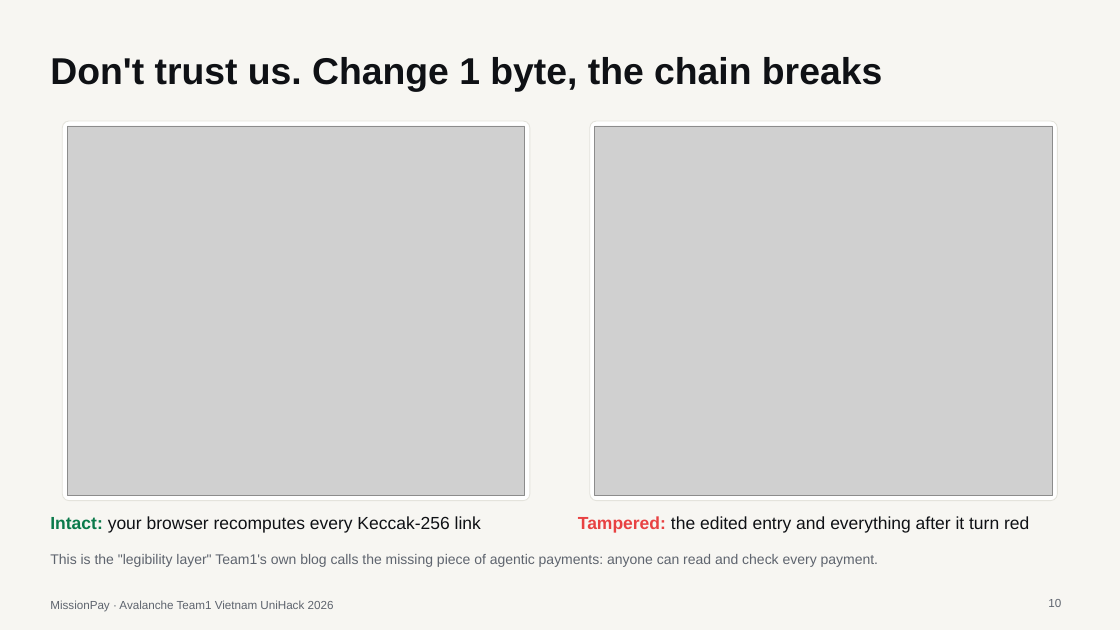
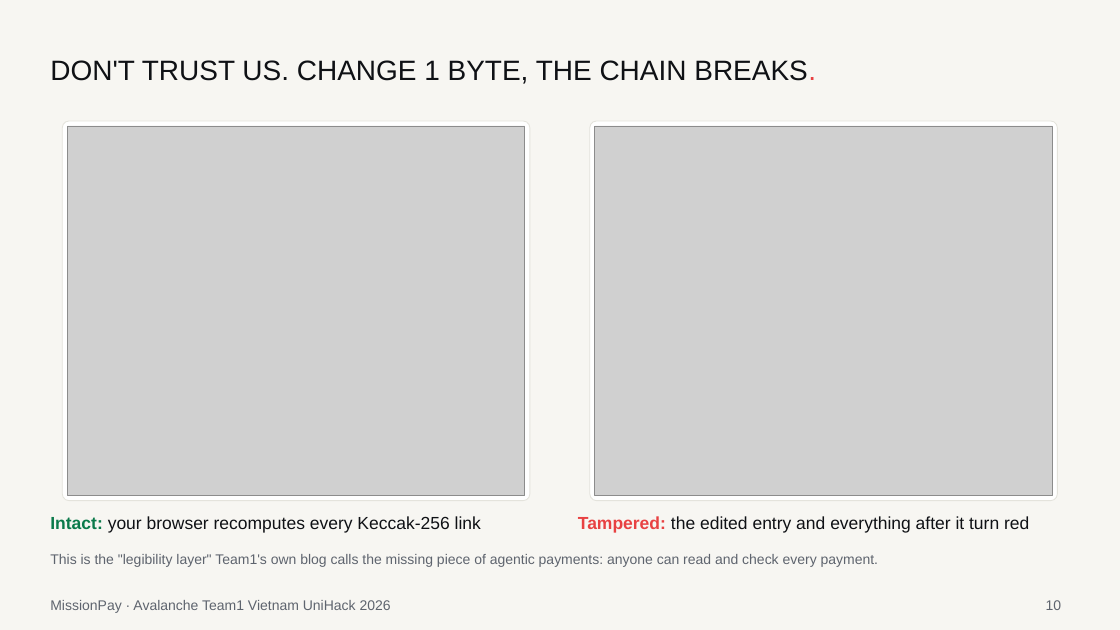
Before and after one commit to lenamkhanhh/UniHack, a slide deck: slide 10 of artifacts/submission-s1/MissionPay-pitch-deck-v2.pptx. Drawn at 1120x630 pixels with LibreOffice and Linux fonts; fonts in the diff are those of the drawing; grey boxes stand for pictures. Boxes give left, top, right and bottom in pixels: in the first picture for what was removed or moved away, otherwise in the second. Text is boxed around its words. In the diff, an @@ line names an element or a change of style, - is before the commit and + after.

```diff
--- a/artifacts/submission-s1/MissionPay-pitch-deck-v2.pptx
+++ b/artifacts/submission-s1/MissionPay-pitch-deck-v2.pptx
@@ title at [50,60,816,84]: text changed; size 32 to 24 pt; bold off @@
-Don't trust us. Change 1 byte, the chain breaks
+DON'T TRUST US. CHANGE 1 BYTE, THE CHAIN BREAKS.
@@ text "MissionPay · Avalanche Team1 Vietnam ..." at [50,600,391,613]: size 10 to 12 pt @@
@@ page number at [1046,600,1062,610]: size 10 to 12 pt @@
```
Also in this commit, not shown: 13 other slides changed, 6 other files.
